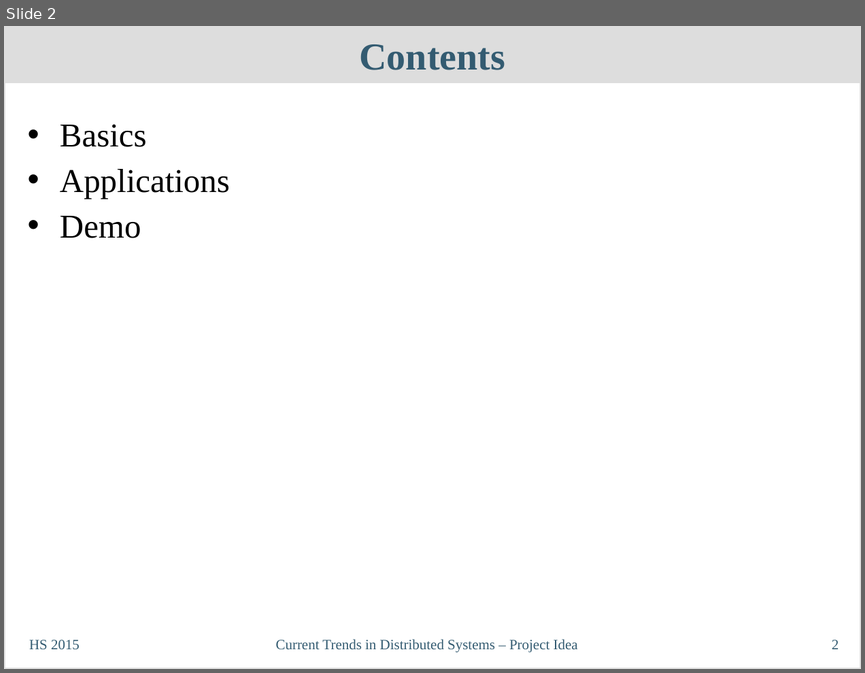
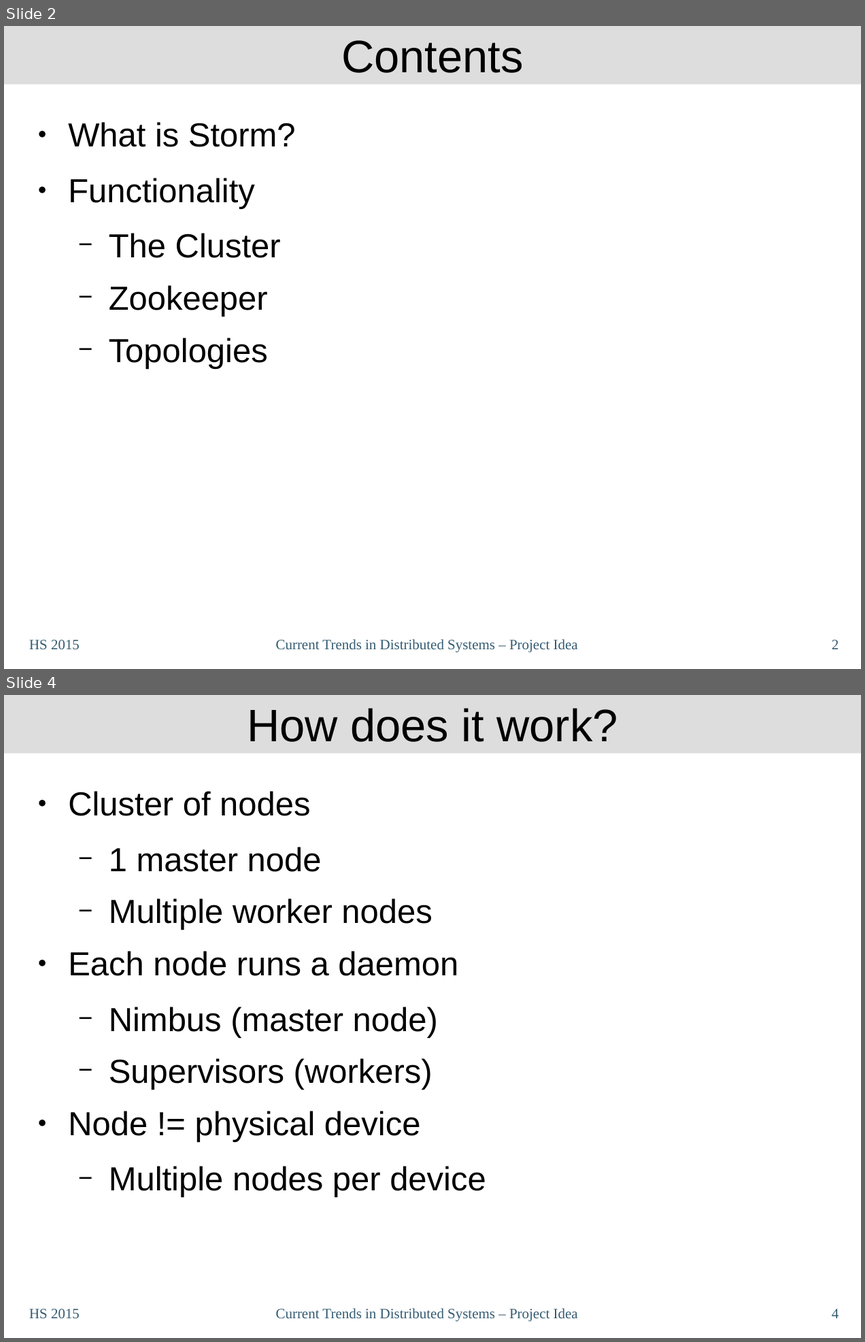
Before and after one commit to philipp-oldenburg/ctds-storm, a slide deck: Storm-Referat/CT-Präsentation - Patrick.odp. Shown one above the other, each under a label of ours: slide 2 before the commit, slides 2 and 4 after it; the slides between them are not shown. The pictures are 865x673 and 865x1342 pixels, drawn with LibreOffice and Linux fonts; fonts in the diff are those of the drawing. Boxes give left, top, right and bottom in pixels: in the first picture for what was removed or moved away, otherwise in the second. Text is boxed around its words. In the diff, an @@ line names an element or a change of style, - is before the commit and + after.

```diff
--- a/Storm-Referat/CT-Präsentation - Patrick.odp
+++ b/Storm-Referat/CT-Präsentation - Patrick.odp
@@ slide 4 added at (4, 695, 861, 1338), background #FFFFFF @@
@@ title added at (4, 695, 861, 753), fill #DDDDDD, 38.2 pt, text #000000 @@
+How does it work?
@@ text added at (68, 791, 485, 1198), 28 pt, text #000000 @@
+● Cluster of nodes
+  − 1 master node
+  − Multiple worker nodes
+● Each node runs a daemon
+  − Nimbus (master node)
+  − Supervisors (workers)
+● Node != physical device
+  − Multiple nodes per device
@@ text added at (29, 1308, 79, 1318), 12 pt, text #335B71 @@
+HS 2015
@@ text added at (276, 1308, 578, 1321), 12 pt, text #335B71 @@
+Current Trends in Distributed Systems – Project Idea
@@ page number added at (832, 1308, 838, 1318), 12 pt, text #335B71 @@
+4
@@ slide 2 changed as well @@
@@ title "Contents" at (4, 26, 861, 84): size 32 to 38.2 pt, font Times New Roman to Arial, text colour #335B71 to #000000, bold off @@
@@ rectangle removed at (4, 26, 861, 669) @@
@@ text at (68, 122, 296, 369): text changed; font Times New Roman to Arial @@
-• Basics
-• Applications
-• Demo
+● What is Storm?
+● Functionality
+  − The Cluster
+  − Zookeeper
+  − Topologies
```
Also in this commit, not shown: 2 other slides changed, 8 other slides added, 2 other files.
